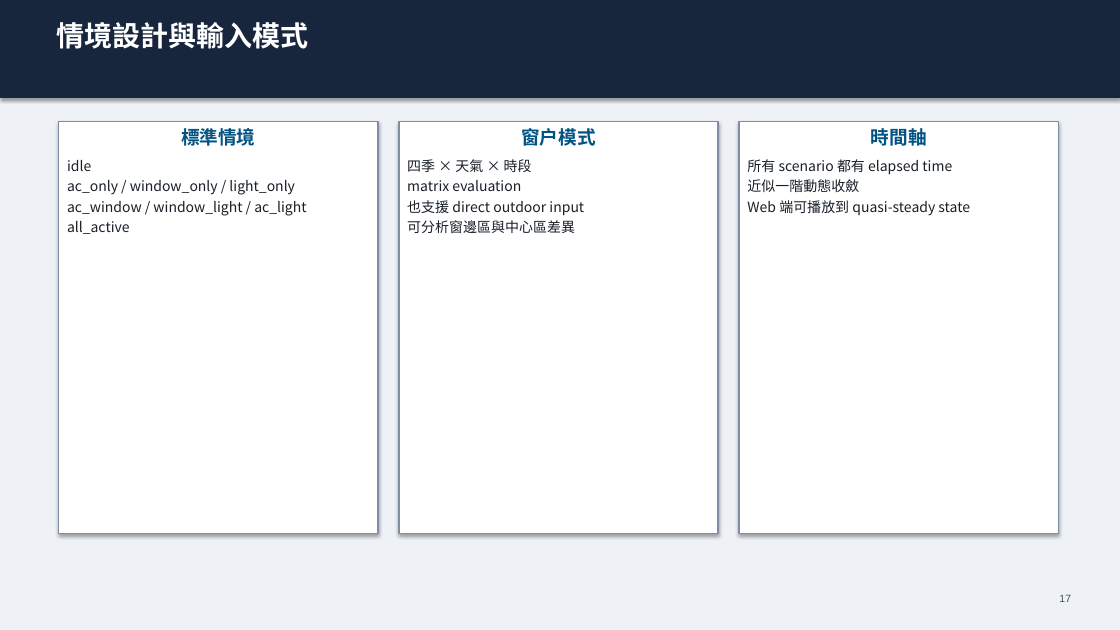
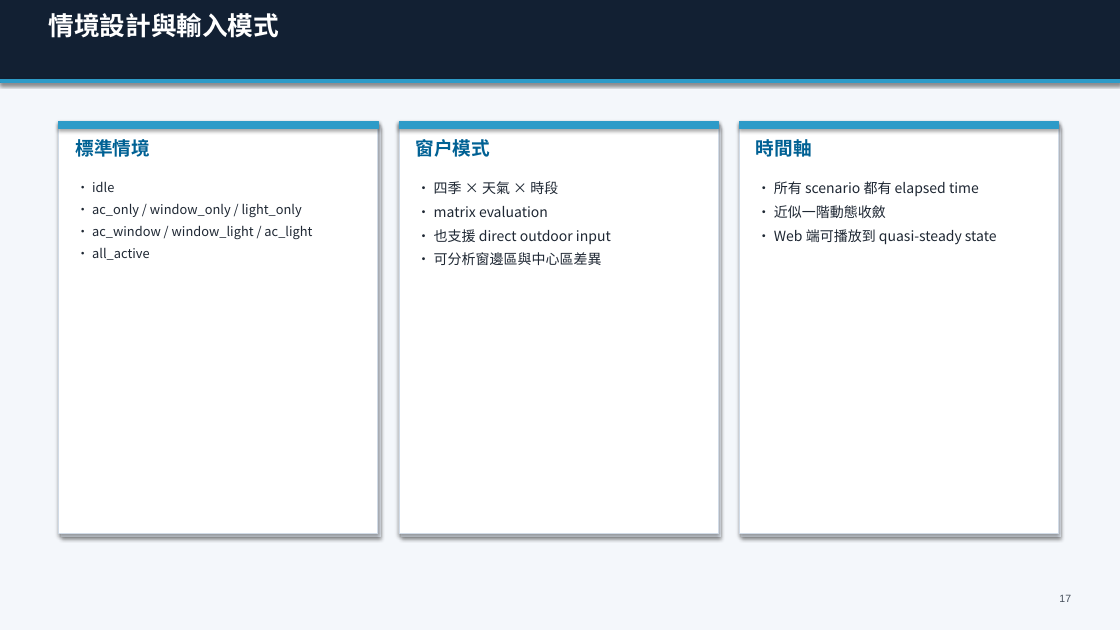
Before and after one commit to Yunitrish006006/A-Spatial-Digital-Twin-Prototype-for-Indoor-Spaces-with-Environmental-Factors, a slide deck: slide 17 of docs/papers/thesis/thesis_presentation_zh_30min.pptx. Drawn at 1120x630 pixels with LibreOffice and Linux fonts; fonts in the diff are those of the drawing. Boxes give left, top, right and bottom in pixels: in the first picture for what was removed or moved away, otherwise in the second. Text is boxed around its words. In the diff, an @@ line names an element or a change of style, - is before the commit and + after.

```diff
--- a/docs/papers/thesis/thesis_presentation_zh_30min.pptx
+++ b/docs/papers/thesis/thesis_presentation_zh_30min.pptx
@@ background #EEF2F7 to #F4F7FB @@
@@ rectangle: place and size @@
-rectangle at box(0, 0, 1120, 97)
+rectangle at box(0, 0, 1120, 82)
@@ rectangle at box(0, 0, 1120, 82): fill #17253D to #122033; outline #17253D 0.75 pt to #122033 0.75 pt @@
@@ text "情境設計與輸入模式" at box(49, 13, 280, 38): size 24 to 22 pt @@
@@ rectangle added at box(0, 80, 1120, 82), fill #2D9BC8, outline #2D9BC8 0.75 pt @@
@@ rectangle added at box(59, 122, 378, 534), fill #FFFFFF, outline #D1DBE7 0.8 pt @@
@@ rectangle added at box(59, 122, 378, 129), fill #2D9BC8, outline #2D9BC8 0.75 pt @@
@@ rectangle added at box(61, 125, 381, 537), fill #E2E8F0, outline #E2E8F0 0.75 pt @@
@@ text added at box(76, 139, 150, 157), 16 pt, text #006194, bold @@
+標準情境
@@ rectangle added at box(399, 122, 718, 534), fill #FFFFFF, outline #D1DBE7 0.8 pt @@
@@ rectangle added at box(399, 122, 718, 129), fill #2D9BC8, outline #2D9BC8 0.75 pt @@
@@ rectangle added at box(402, 125, 721, 537), fill #E2E8F0, outline #E2E8F0 0.75 pt @@
@@ text added at box(416, 139, 490, 157), 16 pt, text #006194, bold @@
+窗戶模式
@@ rectangle added at box(739, 122, 1059, 534), fill #FFFFFF, outline #D1DBE7 0.8 pt @@
@@ rectangle added at box(739, 122, 1059, 129), fill #2D9BC8, outline #2D9BC8 0.75 pt @@
@@ rectangle added at box(742, 125, 1061, 537), fill #E2E8F0, outline #E2E8F0 0.75 pt @@
@@ text added at box(756, 139, 812, 157), 16 pt, text #006194, bold @@
+時間軸
@@ fill #FFFFFF to none; outline #7C8FA5 1.2 pt to none; shadow off in 3 elements at box(774, 181, 997, 245), box(434, 181, 611, 265), box(92, 181, 312, 260) @@
@@ text "• idle": place and size @@
-text "• idle" at box(59, 122, 378, 534)
+text "• idle" at box(92, 181, 312, 260)
@@ text "• 四季 × 天氣 × ...": place and size @@
-text "• 四季 × 天氣 × ..." at box(399, 122, 718, 534)
+text "• 四季 × 天氣 × ..." at box(434, 181, 611, 265)
@@ text "• 所有 scenario 都有 elapsed ...": place and size @@
-text "• 所有 scenario 都有 elapsed ..." at box(739, 122, 1059, 534)
+text "• 所有 scenario 都有 elapsed ..." at box(774, 181, 997, 245)
@@ text at box(92, 181, 312, 260): text changed; size 12 to 11 pt; text colour #192028 to #1E2733 @@
-標準情境
-idle
-ac_only / window_only / light_only
-ac_window / window_light / ac_light
-all_active
+• idle
+• ac_only / window_only / light_only
+• ac_window / window_light / ac_light
+• all_active
@@ text at box(434, 181, 611, 265): text changed; text colour #192028 to #1E2733 @@
-窗戶模式
-四季 × 天氣 × 時段
-matrix evaluation
-也支援 direct outdoor input
-可分析窗邊區與中心區差異
+• 四季 × 天氣 × 時段
+• matrix evaluation
+• 也支援 direct outdoor input
+• 可分析窗邊區與中心區差異
@@ text at box(774, 181, 997, 245): text changed; text colour #192028 to #1E2733 @@
-時間軸
-所有 scenario 都有 elapsed time
-近似一階動態收斂
-Web 端可播放到 quasi-steady state
+• 所有 scenario 都有 elapsed time
+• 近似一階動態收斂
+• Web 端可播放到 quasi-steady state
```
Also in this commit, not shown: 52 other slides changed, 2 other files.
